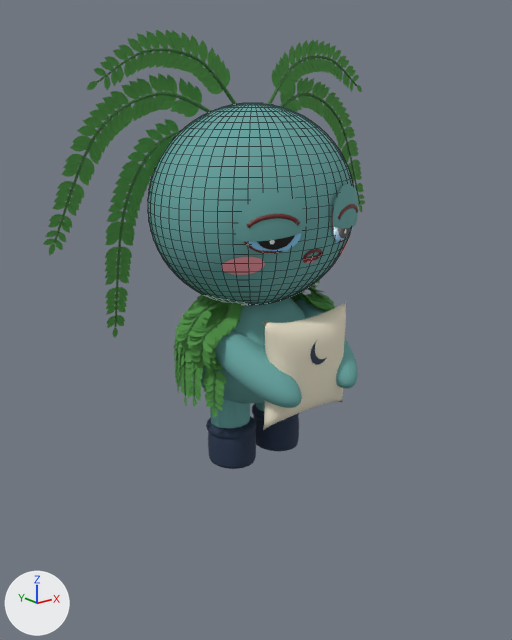
Renders of the Blender file app/models-src/everfresh.blend from each side of a commit.
One viewpoint serves both versions: a 50 mm lens placed at (-1.073, -1.354, 0.901), pointed at (-0.071, -0.102, 0.4). Lighting does not change. The marker at lower left points along +X, +Y and +Z. The picture after the commit comes second. Mesh edges are drawn as thin lines on the coarser meshes.

Script lines for the objects in view, before the commit:
```python
me_boot = bpy.data.meshes.new('Boot')
me_boot.from_pydata(...)  # 738 vertices, 768 faces; spans x -0.06..0.06, y -0.066..0.066, z -0.039..0.065
me_boot.polygons.foreach_set('use_smooth', [True] * 768)
me_boot.materials.append(mat_boot)  # dark blue #22334c
me_frond_frontr = bpy.data.meshes.new('Frond_FrontR')
me_frond_frontr.from_pydata(...)  # 965 vertices, 1014 faces; spans x -0.349..-0.108, y 0.056..0.124, z 0.349..0.855
me_frond_frontr.polygons.foreach_set('use_smooth', [True] * 1014)
# faces by material slot: [660, 354]
me_frond_frontr.materials.append(mat_frond)  # green #4e9443
me_frond_frontr.materials.append(mat_frondstem)  # dark green #3a7034
me_frond_upr = bpy.data.meshes.new('Frond_UpR')
me_frond_upr.from_pydata(...)  # 767 vertices, 798 faces; spans x -0.401..-0.039, y -0.004..0.034, z 0.873..1.038
me_frond_upr.polygons.foreach_set('use_smooth', [True] * 798)
# faces by material slot: [444, 354]
me_frond_upr.materials.append(mat_frond)  # green #4e9443
me_frond_upr.materials.append(mat_frondstem)  # dark green #3a7034
ob_boot_l = bpy.data.objects.new('Boot_L', me_boot)
ob_boot_l.location = (0.075, -0.006, 0.039)
ob_frond_frontr = bpy.data.objects.new('Frond_FrontR', me_frond_frontr)
ob_frond_frontr.location = (0.0, 0.0, 0.0)
ob_frond_upr = bpy.data.objects.new('Frond_UpR', me_frond_upr)
ob_frond_upr.location = (0.0, 0.0, 0.0)
# also in view: 'Lid_R' at (-0.111, -0.205, 0.664); 'HeadMesh' at (0.0, 0.0, 0.65); 'Frond_UpL' at (0.22, 0.015, 0.956); 'Lid_L' at (0.111, -0.205, 0.664); 'Torso' at (0.0, 0.0, 0.3)
```
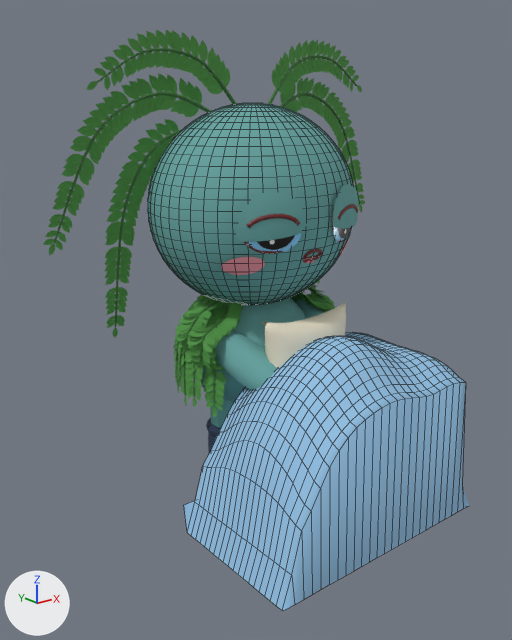
Scene script edits in JSON lines:
```json
{"op": "add", "block": "mat_futon", "code": ["mat_futon = principled_material('Futon')", "mat_futon.base_color = (0.3, 0.55, 0.8)  # blue #95c4e7", "mat_futon.roughness = 0.9"]}
{"op": "add", "block": "me_futon", "code": ["me_futon = bpy.data.meshes.new('Futon')", "me_futon.from_pydata(...)  # 572 vertices, 525 faces; spans x -0.3..0.3, y -0.48..-0.12, z -0.069..0.394", "me_futon.polygons.foreach_set('use_smooth', [True] * 525)", "me_futon.materials.append(mat_futon)  # blue #95c4e7"]}
{"op": "add", "block": "ob_futon", "code": ["ob_futon = bpy.data.objects.new('Futon', me_futon)", "ob_futon.location = (0.0, 0.0, 0.0)"]}
```

Changed parts and their boxes [x1, y1, x2, y2] in the pictures (512 x 640 px):
```json
{"object": "Futon", "change": "added", "after": [184, 332, 469, 611], "on screen": "blue"}
{"object": "Boot_R", "change": "unchanged, covered by the edit", "before": [208, 431, 256, 469], "after": [208, 432, 217, 453]}
```
